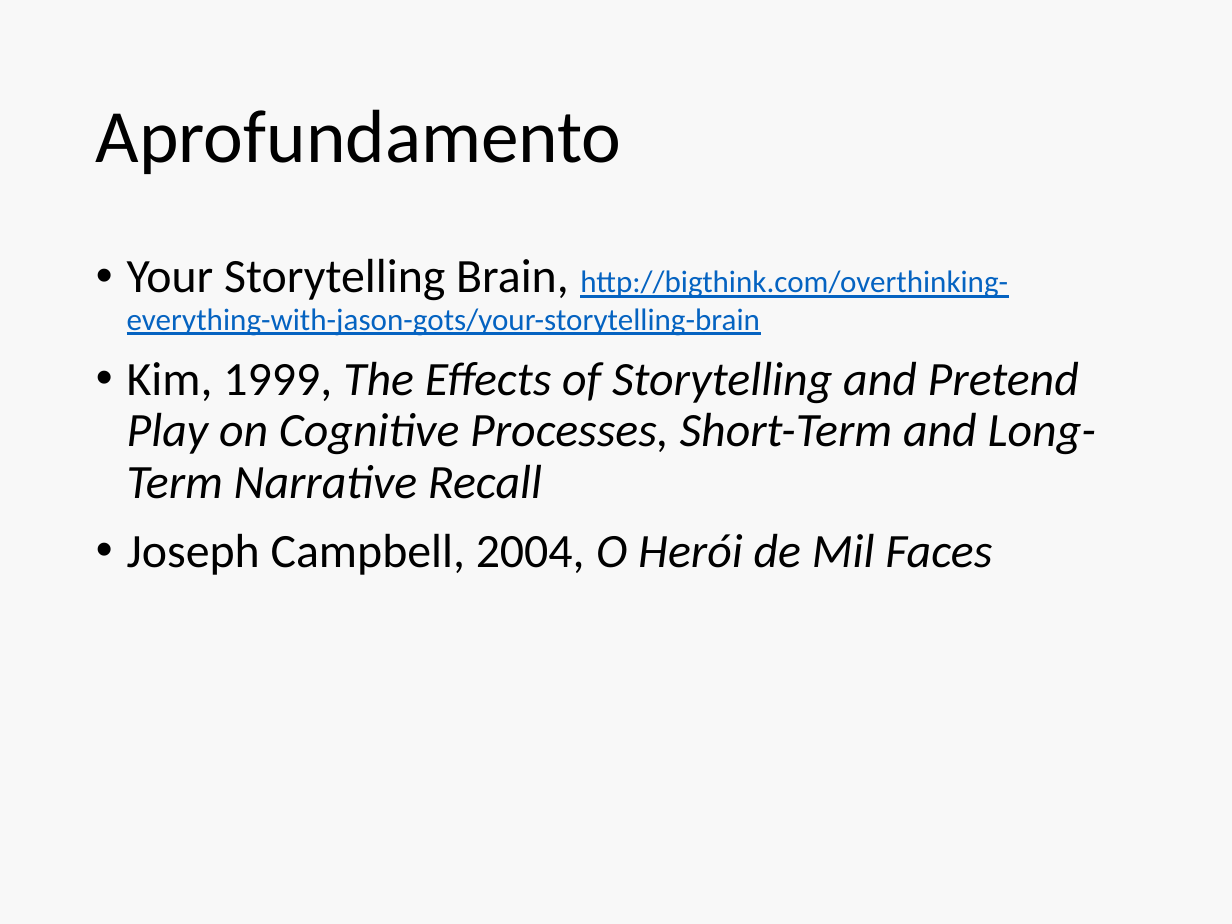
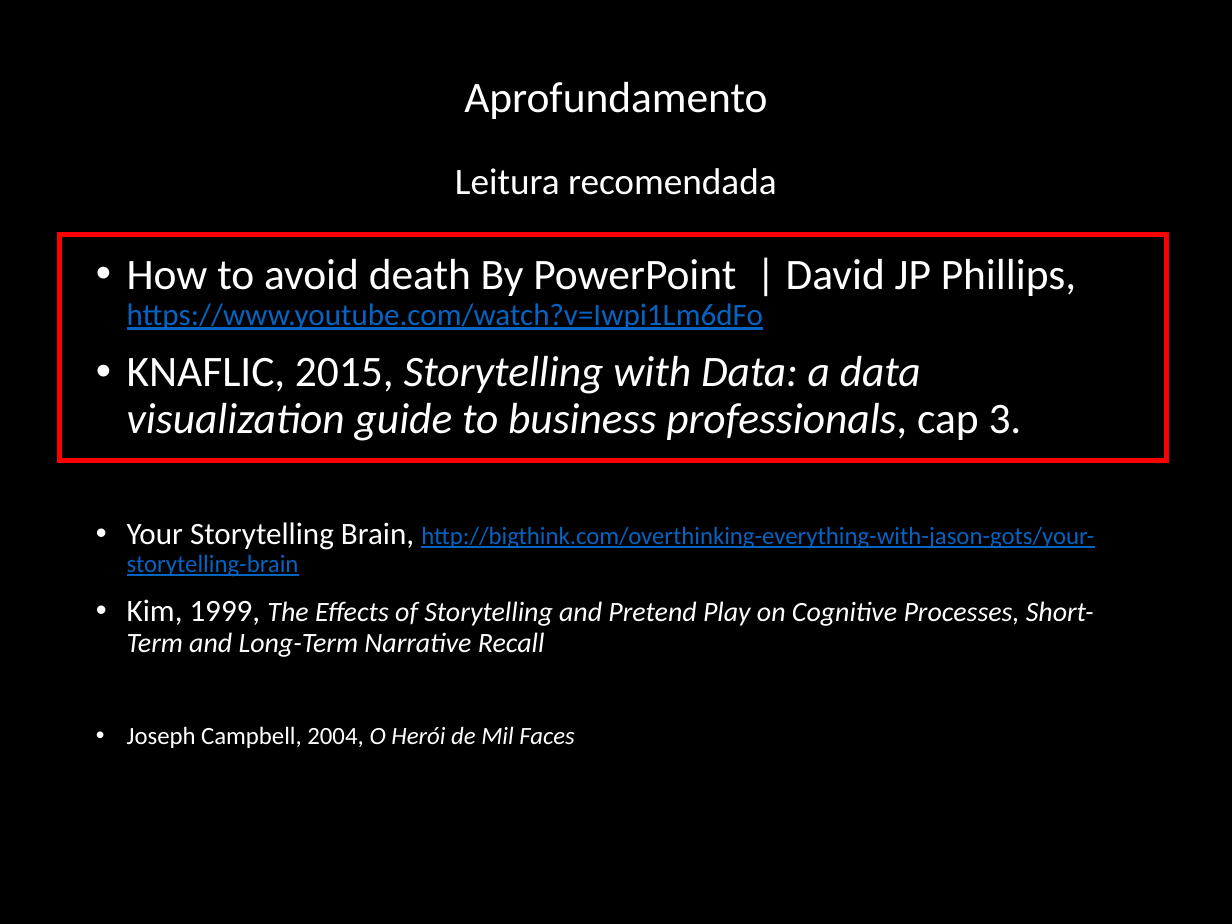
Before and after one commit to philsf/Metodologia_Cientifica, a slide deck: slide 88 of INTO/Aulas/MC-Apresentacao.pptx (slide 68 before the commit). Drawn at 1232x924 pixels with LibreOffice and Linux fonts; fonts in the diff are those of the drawing. Boxes give left, top, right and bottom in pixels: in the first picture for what was removed or moved away, otherwise in the second. Text is boxed around its words. In the diff, an @@ line names an element or a change of style, - is before the commit and + after.

```diff
--- a/INTO/Aulas/MC-Apresentacao.pptx
+++ b/INTO/Aulas/MC-Apresentacao.pptx
@@ background #F8F8F8 to #000000 @@
@@ title at box(455, 81, 777, 195): text changed; size 48.5 to 24 pt; text colour #000000 to #FFFFFF @@
-Aprofundamento
+Aprofundamento
+Leitura recomendada
@@ rectangle added at box(59, 235, 1167, 461), outline #FF0000 3 pt @@
@@ text at box(127, 258, 1076, 441): paragraphs added @@
+• How to avoid death By PowerPoint | David JP Phillips, https://www.youtube.com/watch?v=Iwpi1Lm6dFo
+• KNAFLIC, 2015, Storytelling with Data: a data visualization guide to business professionals, cap 3.
@@ text at box(127, 522, 1094, 748): size 30.9 to 20 pt in "Your Storytelling Brain,", "Kim, 1999,"; size 20 to 16 pt in "http://bigthink.com/overthinking-everything-with-jason-gots/ ..."; text colour #000000 to #FFFFFF in "Your Storytelling Brain,", "Kim, 1999, The Effects of Storytelling and ...", "Joseph Campbell, 2004, O Herói de Mil ..."; size 30.9 to 18 pt in "The Effects of Storytelling and Pretend Play ..."; size 30.9 to 16 pt in "Joseph Campbell, 2004, O Herói de Mil ..." @@
```
Also in this commit, not shown: 31 other slides changed, 20 slides added.
